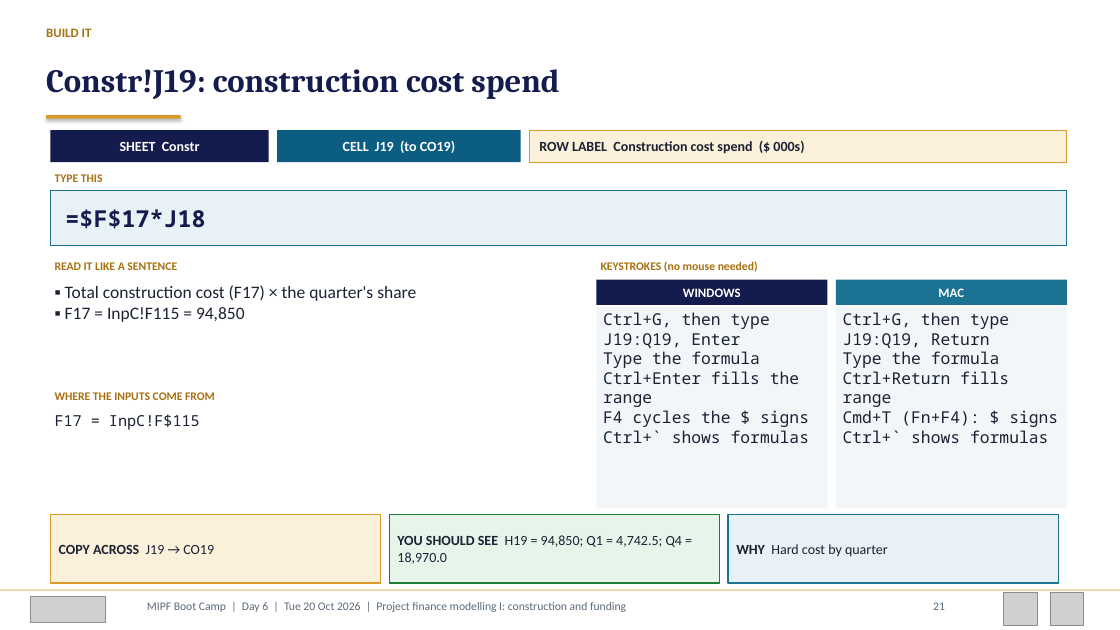
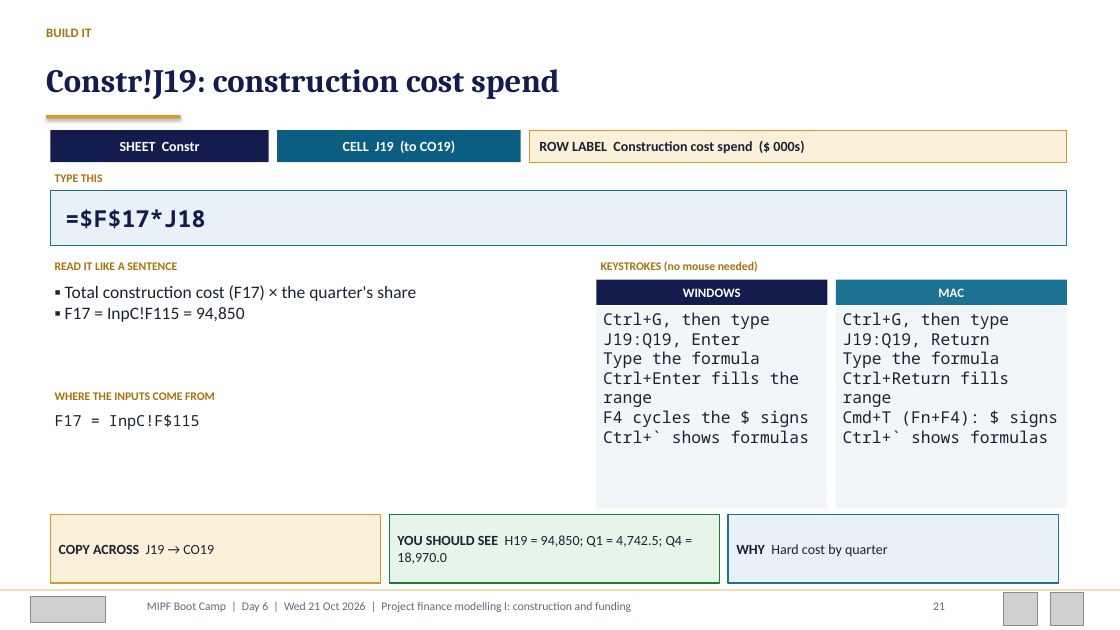
Before and after one commit to adibongo/mipf-2026-course-materials, a slide deck: slide 21 of decks/MIPF_Day6_PF_Construction_Deck.pptx. Drawn at 1120x630 pixels with LibreOffice and Linux fonts; fonts in the diff are those of the drawing; grey boxes stand for pictures. Boxes give left, top, right and bottom in pixels: in the first picture for what was removed or moved away, otherwise in the second. Text is boxed around its words. In the diff, an @@ line names an element or a change of style, - is before the commit and + after.

```diff
--- a/decks/MIPF_Day6_PF_Construction_Deck.pptx
+++ b/decks/MIPF_Day6_PF_Construction_Deck.pptx
@@ text at [147,602,631,612]: text changed @@
-MIPF Boot Camp | Day 6 | Tue 20 Oct 2026 | Project finance modelling I: construction and funding
+MIPF Boot Camp | Day 6 | Wed 21 Oct 2026 | Project finance modelling I: construction and funding
```
Also in this commit, not shown: 51 other slides changed, 51 other files.
